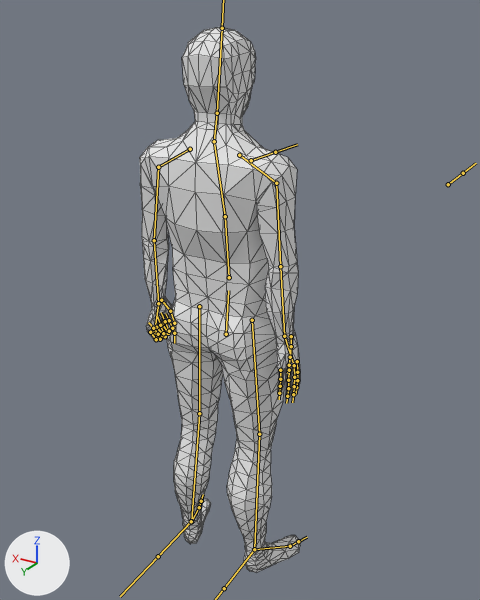
What one commit did to the FBX model RPG/Assets/Models/Characters/HumanMale.fbx.
Before and after are seen from a 50 mm lens placed at (-0.998, 1.579, 1.778), pointed at (-0.012, -0.063, 0.957). The axes (+X, +Y, +Z) are drawn at lower left. The lights are the same throughout. Both versions are drawn at frame 1 of the action 'Armature|FistLeft'; the numbers are the values there. The bones that bend it are drawn over the model as lines. Mesh edges are drawn as thin lines.

In view in the first picture: 'Human.Male'.
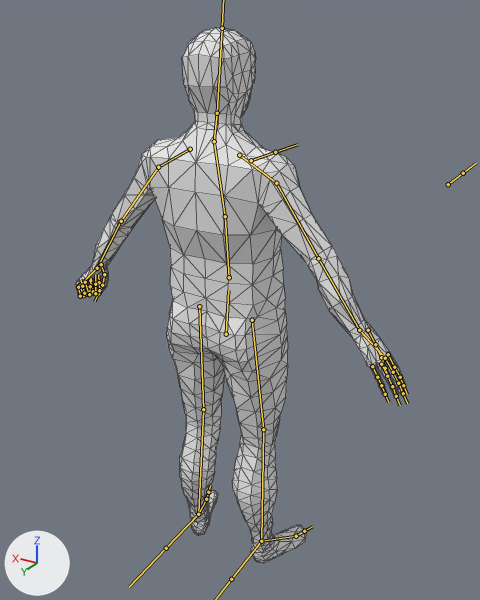
Pixel boxes [x1, y1, x2, y2] of what changed, in the pictures (480 x 600 px):
'Human.Male', posed (106% wider): before [140, 27, 300, 572]; after [75, 27, 405, 563]
bone 'UpArm.Left', root to tip: before (158, 167) to (154, 240); after (158, 167) to (121, 221)
bone 'UpArm.Right', root to tip: before (276, 183) to (280, 266); after (276, 183) to (318, 258)
bone 'UpLeg.Left', root to tip: before (199, 306) to (199, 413); after (199, 306) to (203, 409)
bone 'LowLeg.Left', root to tip: before (199, 413) to (191, 521); after (203, 409) to (198, 514)
bone 'UpLeg.Right', root to tip: before (252, 320) to (259, 434); after (252, 320) to (263, 429)
bone 'LowLeg.Right', root to tip: before (259, 434) to (254, 549); after (263, 429) to (261, 541)

The change in detail:
Bone 'UpArm.Left' (bone_uparm_left) turns from (2, 2, -32) to (0, 0, 0) degrees about its own x, y and z.
Bone 'UpArm.Right' (bone_uparm_right) turns from (2, -2, 32) to (0, 0, 0) degrees about its own x, y and z.
Bone 'UpLeg.Left' (bone_upleg_left) turns from (0, -21, 2) to (4, -21, 0) degrees about its own x, y and z.
Bone 'LowLeg.Left' (bone_lowleg_left) turns from (0, 0, 0) to (-1, 0, 0) degrees about its own x, y and z.
Bone 'UpLeg.Right' (bone_upleg_right) turns from (0, 21, -2) to (4, 21, 0) degrees about its own x, y and z.
Bone 'LowLeg.Right' (bone_lowleg_right) turns from (0, 0, 0) to (-1, 0, 0) degrees about its own x, y and z.
